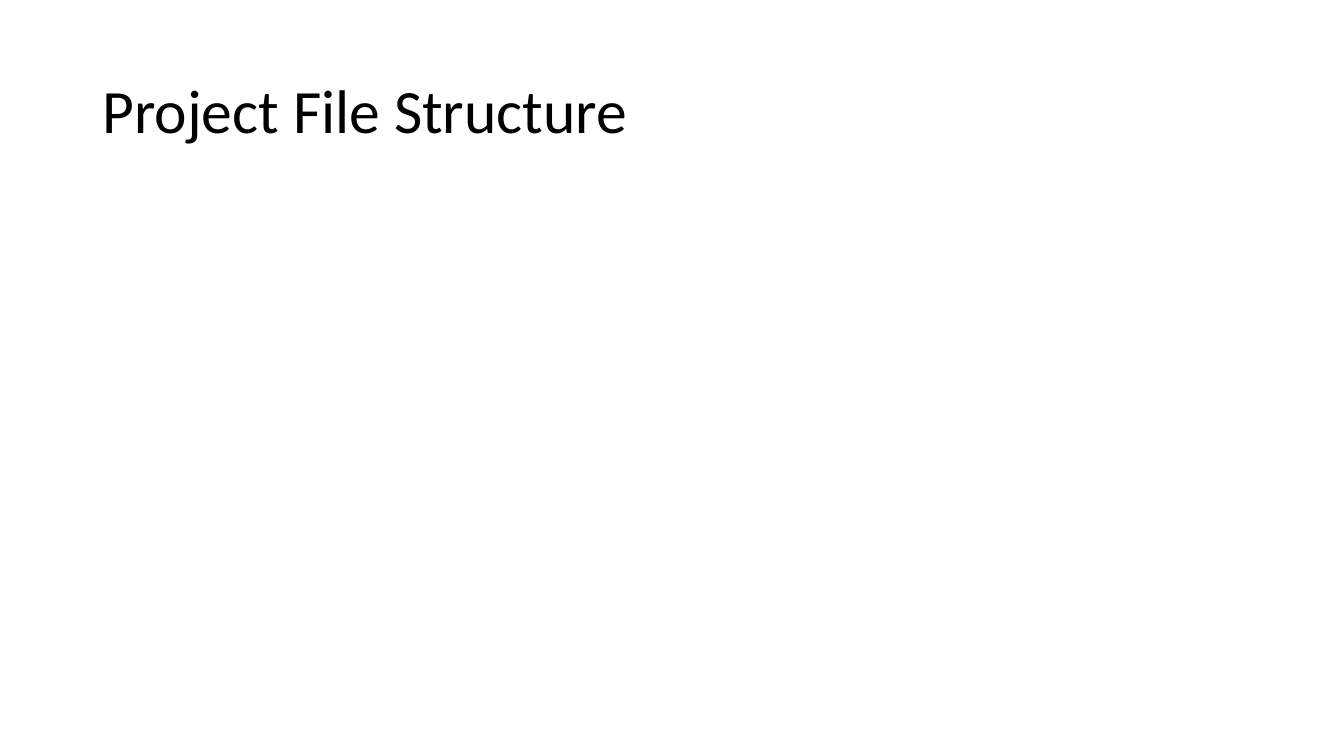
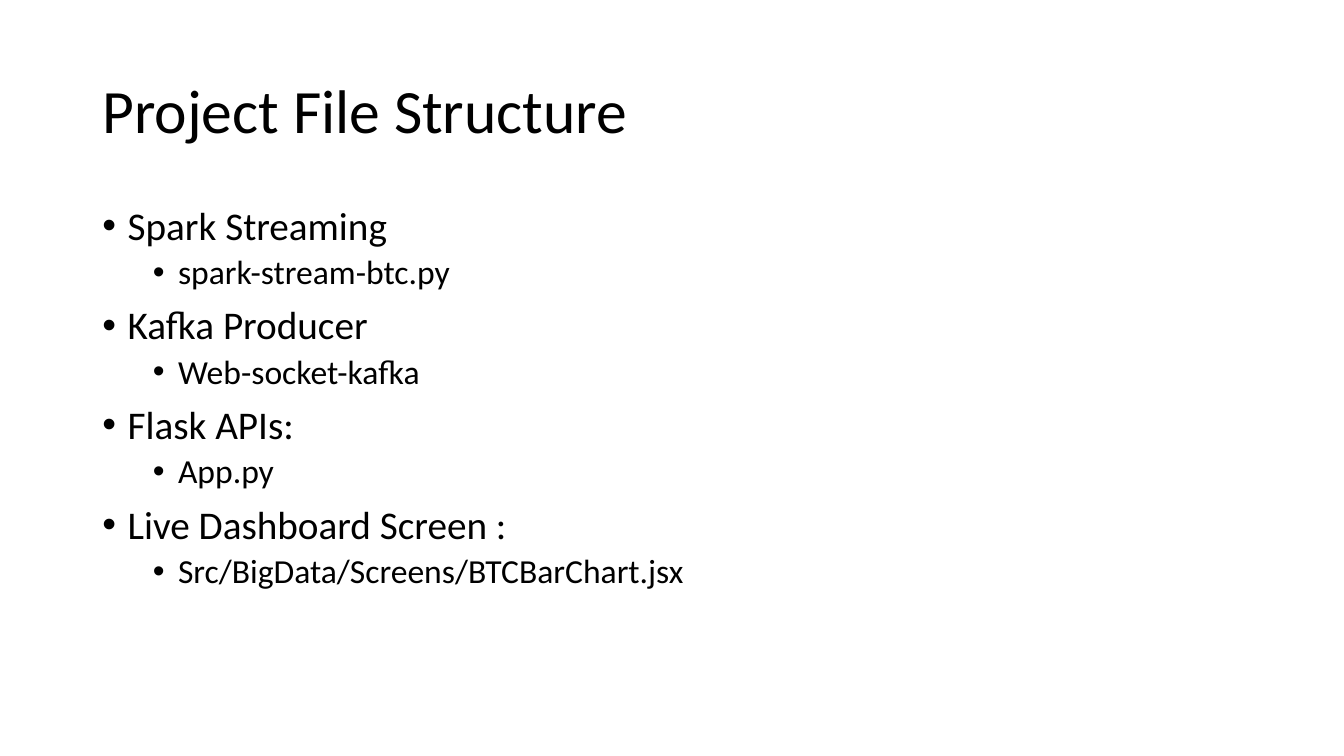
Before and after one commit to tejs13/Spark-Streaming-BTC, a slide deck: slide 23 of assets/CPSC 531 Final Presentation Real Time Analysis Of BTC Network Congestion.pptx. Drawn at 1344x756 pixels with LibreOffice and Linux fonts; fonts in the diff are those of the drawing. Boxes give left, top, right and bottom in pixels: in the first picture for what was removed or moved away, otherwise in the second. Text is boxed around its words. In the diff, an @@ line names an element or a change of style, - is before the commit and + after.

Commit message:
modified ppt and added doc

```diff
--- a/assets/CPSC 531 Final Presentation Real Time Analysis Of BTC Network Congestion.pptx
+++ b/assets/CPSC 531 Final Presentation Real Time Analysis Of BTC Network Congestion.pptx
@@ text added at [128,212,683,589], 24 pt, text #000000 @@
+• Spark Streaming
+  • spark-stream-btc.py
+• Kafka Producer
+  • Web-socket-kafka
+• Flask APIs:
+  • App.py
+• Live Dashboard Screen :
+  • Src/BigData/Screens/BTCBarChart.jsx
```
Also in this commit, not shown: 1 other file.
